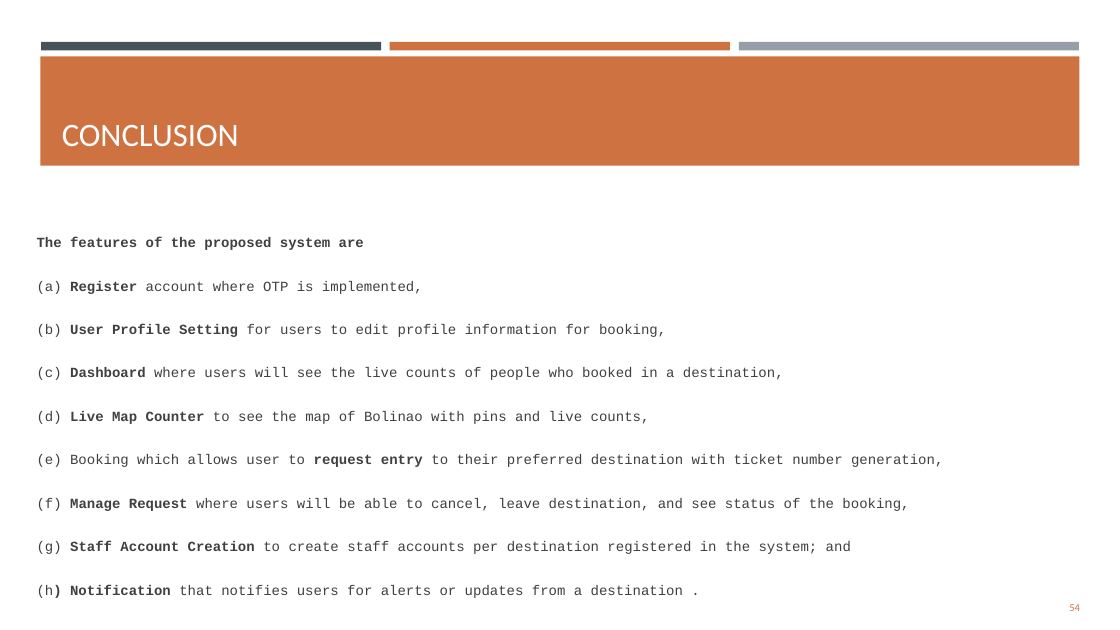
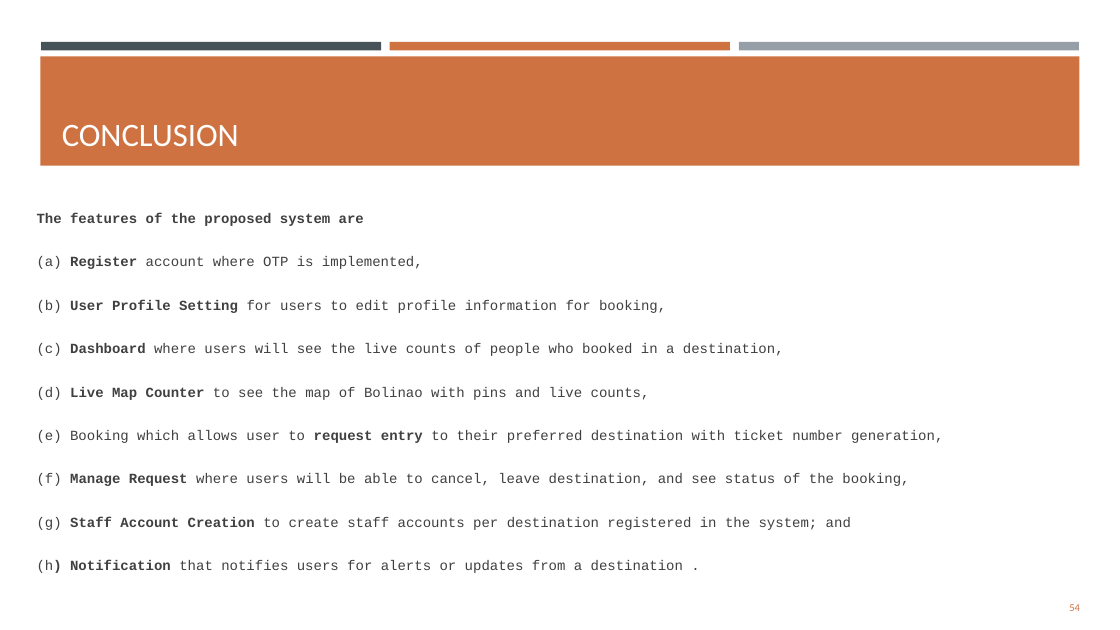
Before and after one commit to LittleEins/Thesis-Collab, a slide deck: slide 54 of To be Merged/Finale_Defense.pptx. Drawn at 1120x630 pixels with LibreOffice and Linux fonts; fonts in the diff are those of the drawing. Boxes give left, top, right and bottom in pixels: in the first picture for what was removed or moved away, otherwise in the second. Text is boxed around its words. In the diff, an @@ line names an element or a change of style, - is before the commit and + after.

```diff
--- a/To be Merged/Finale_Defense.pptx
+++ b/To be Merged/Finale_Defense.pptx
@@ text "The features of the proposed ..." moved from (x1=37, y1=237, x2=943, y2=598) to (x1=37, y1=213, x2=943, y2=573) @@
```
Also in this commit, not shown: 2 other slides changed, 1 other file.
